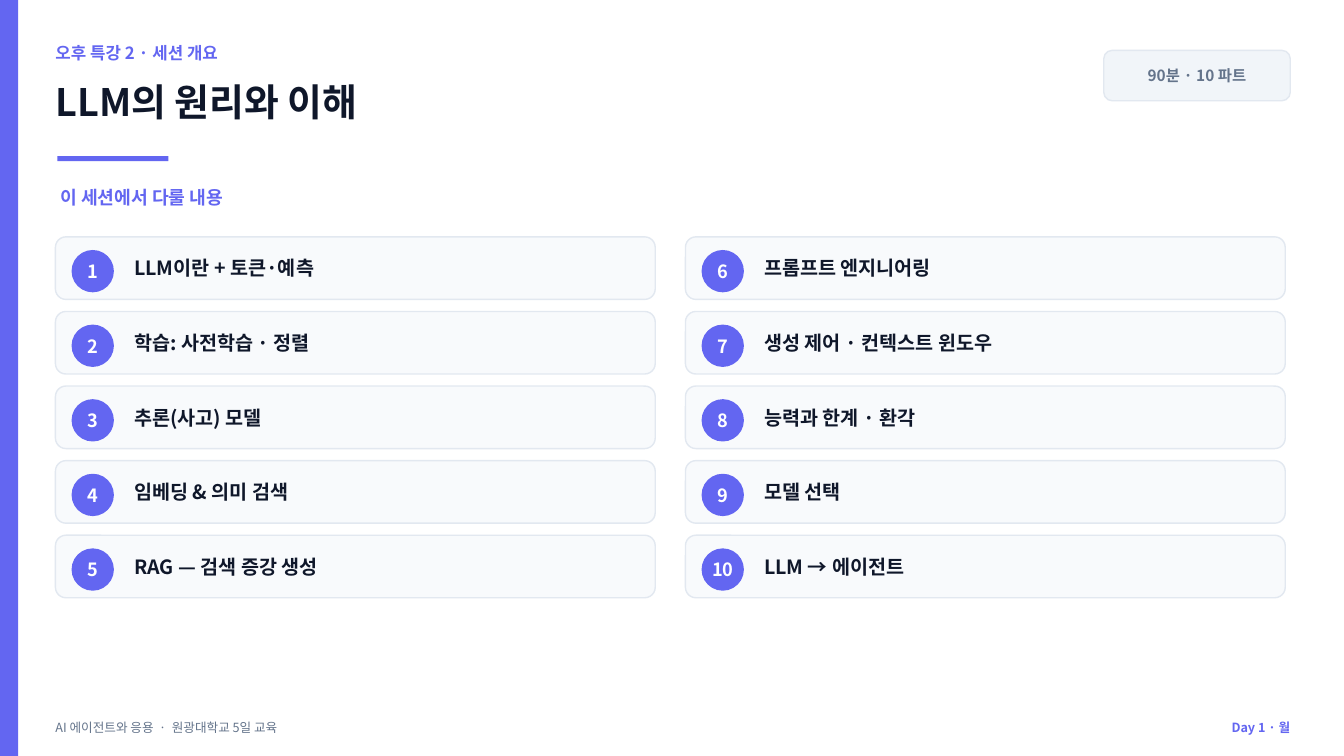
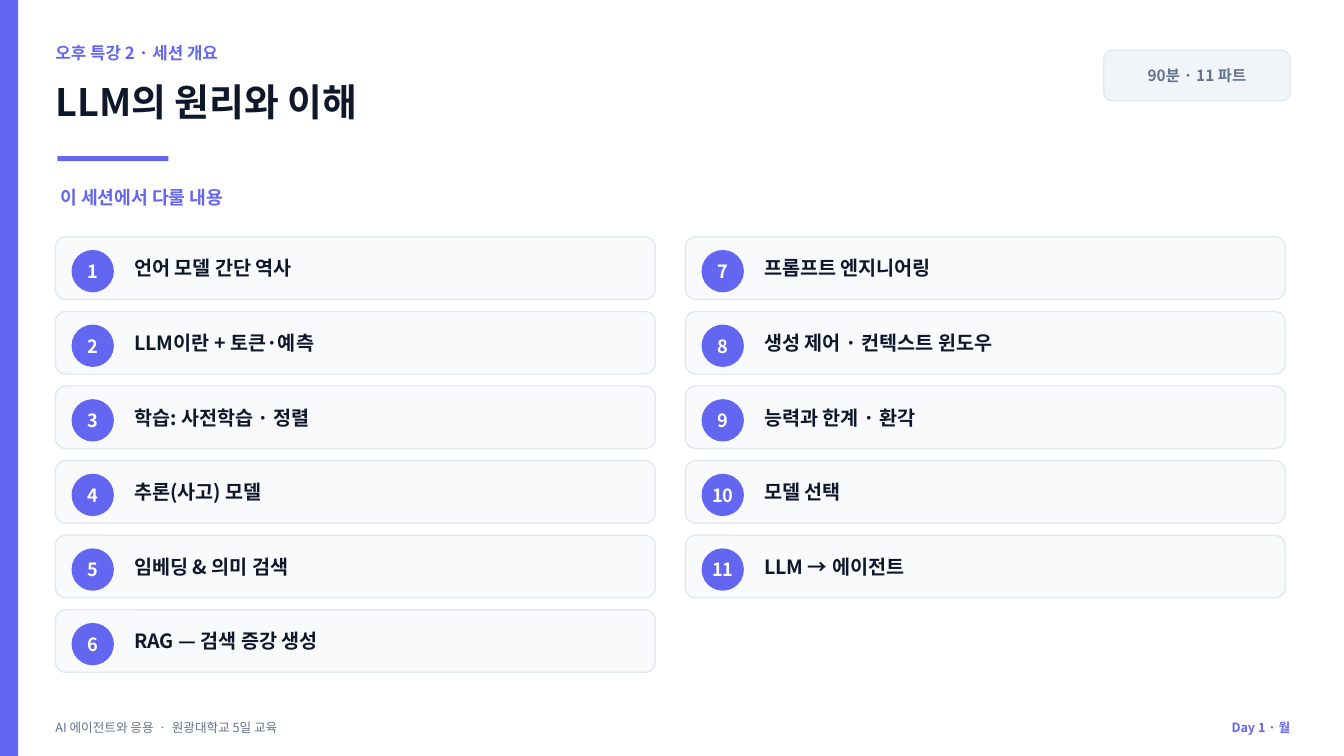
Before and after one commit to jyshin-22/wku-ai-agent-program, a slide deck: slide 4 of slides/day1.pptx. Drawn at 1344x756 pixels with LibreOffice and Linux fonts; fonts in the diff are those of the drawing. Boxes give left, top, right and bottom in pixels: in the first picture for what was removed or moved away, otherwise in the second. Text is boxed around its words. In the diff, an @@ line names an element or a change of style, - is before the commit and + after.

```diff
--- a/slides/day1.pptx
+++ b/slides/day1.pptx
@@ text at (1148, 68, 1246, 83): text changed @@
-90분 · 10 파트
+90분 · 11 파트
@@ text added at (134, 258, 292, 277), 14 pt, text #0F172A, bold @@
+언어 모델 간단 역사
@@ 4 texts: place and size @@
-4 texts at (712, 339, 733, 576)
+4 texts at (712, 264, 733, 502)
@@ text added at (712, 562, 733, 576), 13 pt, text #FFFFFF, bold @@
+11
@@ rounded rectangle added at (55, 610, 655, 673), fill #F8FAFC, outline #E2E8F0 1 pt @@
@@ text "6": place and size @@
-text "6" at (717, 264, 728, 278)
+text "6" at (87, 637, 98, 651)
@@ ellipse added at (72, 623, 114, 665), fill #6366F1 @@
@@ 5 texts: place and size @@
-5 texts at (134, 258, 318, 576)
+5 texts at (134, 333, 318, 650)
```
Also in this commit, not shown: 1 slide added, 8 other files.
